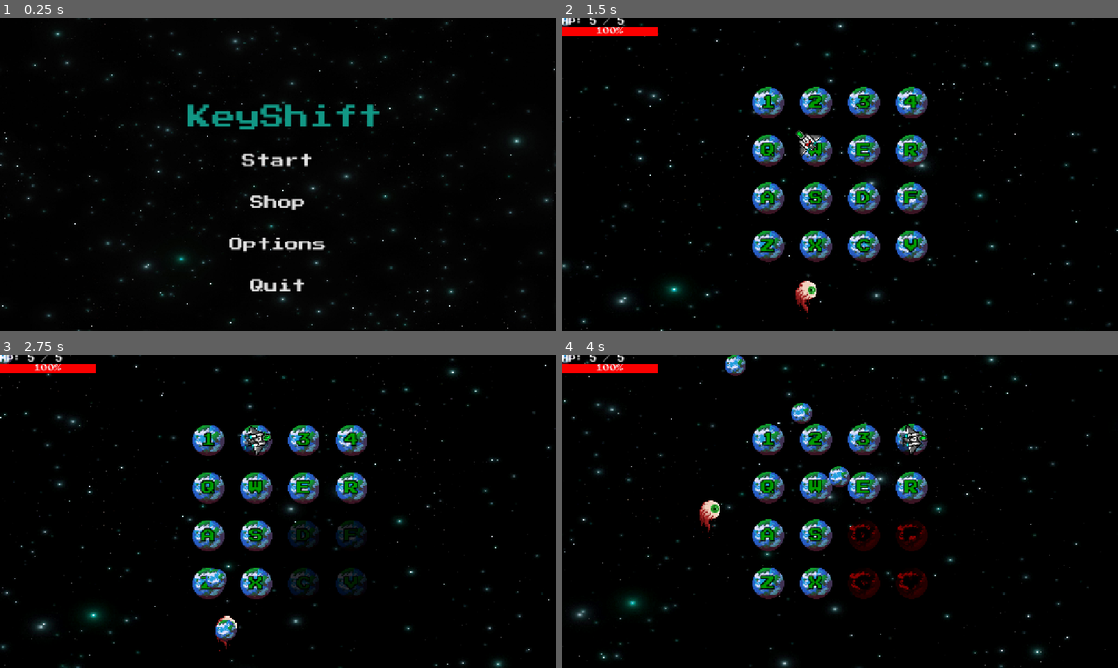
Above: before the commit, frames 1-4 (two rows, left to right).
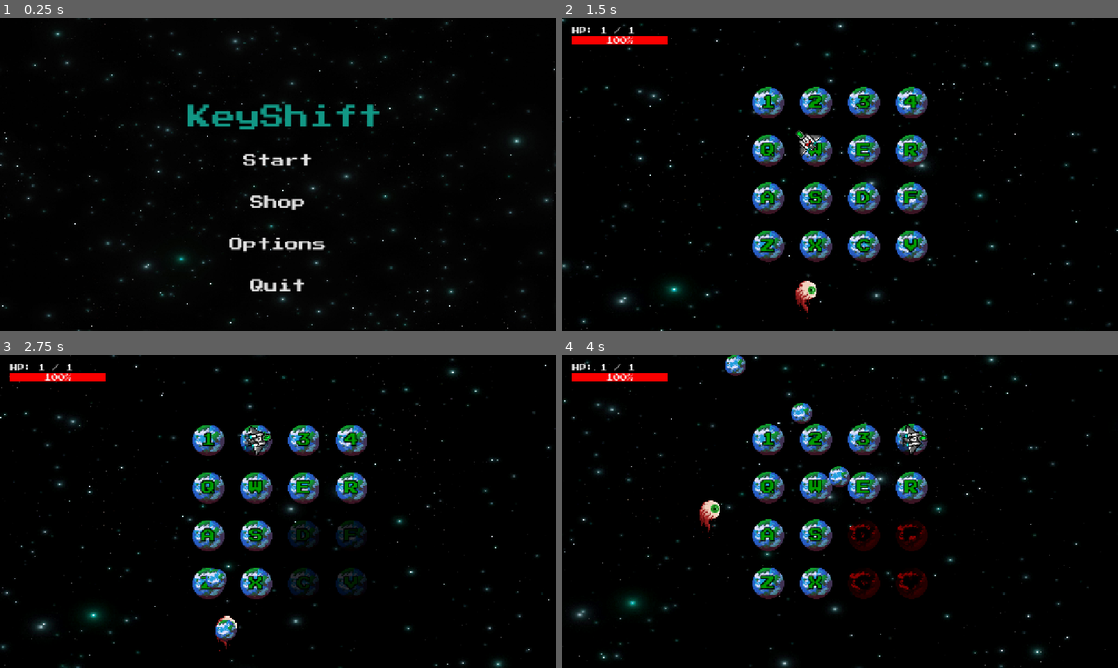
Above: after the commit, the same moments.

Repository: jcote04/CS780Game
Game: Godot game, scene res://scenes/main/main_menu.tscn
The game is run twice, just before and just after one commit, with the same random seed, the same clock (stepped at 60 frames per second) and the same inputs.
Inputs (mouse positions are in pixels of both pictures, inside the frame that each line leads up to):
- Up to frame 1 (0.25 s): no input
- Up to frame 2 (1.5 s): click "Start" at 0.5 s; tap Enter at 1.25 s; move the mouse to (962, 158) at 1.27 s; hold D from 1.28 s (still down); tap 1 at 1.35 s
- Up to frame 3 (2.75 s): move the mouse to (166, 527) at 2.02 s; release D at 2.03 s; hold S from 2.03 s (still down); tap 2 at 2.1 s
- Up to frame 4 (4 s): move the mouse to (895, 442) at 2.77 s; release S at 2.78 s; hold D 2.78-3.53 s; tap 3 at 2.85 s; move the mouse to (812, 574) at 3.52 s; hold W from 3.53 s (still down); tap 4 at 3.6 s

The runs differ from the first frame. In frame 1, 0.2% of the frame differs, in the area x 43-56%, y 43-48%; in frame 2, 1.1%; in frame 3, 1.1%, in the area x 0-19%, y 0-9%; in frame 4, 1.1%.

Commit message:
Add game over screen

Diff:
--- /dev/null
+++ b/game_over.gd
@@ -0,0 +1,13 @@
+extends Node2D
+
+func _ready():
+	$RetryButton.pressed.connect(_on_retry)
+	$MenuButton.pressed.connect(_on_menu)
+
+func _on_retry():
+	MusicManager.stop()
+	get_tree().change_scene_to_file("res://scenes/main/main.tscn")
+
+func _on_menu():
+	MusicManager.stop()
+	get_tree().change_scene_to_file("res://scenes/main/main_menu.tscn")
--- a/scenes/main/main.tscn
+++ b/scenes/main/main.tscn
@@ -1,16 +1,19 @@
 [gd_scene format=3 uid="uid://b7p8b7jhc5vls"]
 
+[ext_resource type="Script" uid="uid://byopuvc1y57e0" path="res://scripts/main.gd" id="1_7smn1"]
 [ext_resource type="Script" uid="uid://b0ioqyw6ukxoc" path="res://scripts/grid.gd" id="1_hyk8p"]
 [ext_resource type="Texture2D" uid="uid://b0t0bku6q1j2j" path="res://assets/backgrounds/space_background.jpg" id="2_6q06x"]
 [ext_resource type="Script" uid="uid://wepj5l05ri0c" path="res://scripts/player/player.gd" id="2_iuonh"]
 [ext_resource type="Shader" uid="uid://cajb4hbto0dg4" path="res://assets/shaders/background.gdshader" id="2_yyfjg"]
 [ext_resource type="Script" uid="uid://b7mw2xlnpbtxm" path="res://scripts/enemies/Boss/boss.gd" id="3_k2fmo"]
-[ext_resource type="Script" uid="uid://dtckdwlvuollv" path="res://scenes/main/hud.gd" id="4_l3cfh"]
+[ext_resource type="Script" path="res://scenes/main/hud.gd" id="4_l3cfh"]
 [ext_resource type="Texture2D" uid="uid://me32ta7jabg6" path="res://assets/sprite_sheets/player_ship1.png" id="4_ow5a4"]
 [ext_resource type="Texture2D" uid="uid://cv7wls1jxnjyn" path="res://assets/sprite_sheets/boss_eyeball.png" id="6_hujxm"]
 [ext_resource type="Script" uid="uid://buiuaqf5fya66" path="res://scripts/bullets/Projectile.gd" id="8_a8run"]
 [ext_resource type="FontFile" uid="uid://cdsh8vwbf3g4w" path="res://assets/fonts/press_start.ttf" id="9_b1x3f"]
 [ext_resource type="Texture2D" uid="uid://da2260tehyyv4" path="res://assets/sprites/Terran.png" id="9_ouso4"]
+[ext_resource type="Script" uid="uid://d3ewqwpmi7trc" path="res://scripts/game_over_screen.gd" id="12_th5th"]
+[ext_resource type="Theme" uid="uid://dyittlu7q4eof" path="res://ui/game_button.tres" id="13_7smn1"]
 
 [sub_resource type="ShaderMaterial" id="ShaderMaterial_b1x3f"]
 shader = ExtResource("2_yyfjg")
@@ -189,7 +192,28 @@
 glow_strength = 1.2
 glow_hdr_threshold = 0.7
 
+[sub_resource type="StyleBoxEmpty" id="StyleBoxEmpty_th5th"]
+
+[sub_resource type="StyleBoxEmpty" id="StyleBoxEmpty_7smn1"]
+
+[sub_resource type="StyleBoxEmpty" id="StyleBoxEmpty_raeie"]
+
+[sub_resource type="StyleBoxEmpty" id="StyleBoxEmpty_hxu8e"]
+
+[sub_resource type="StyleBoxEmpty" id="StyleBoxEmpty_nvumn"]
+
+[sub_resource type="StyleBoxEmpty" id="StyleBoxEmpty_ou6is"]
+
+[sub_resource type="StyleBoxEmpty" id="StyleBoxEmpty_necax"]
+
+[sub_resource type="StyleBoxEmpty" id="StyleBoxEmpty_r4lks"]
+
+[sub_resource type="StyleBoxEmpty" id="StyleBoxEmpty_pg34l"]
+
+[sub_resource type="StyleBoxEmpty" id="StyleBoxEmpty_m4h2d"]
+
 [node name="Main" type="Node2D" unique_id=921002367]
+script = ExtResource("1_7smn1")
 
 [node name="Grid" type="Node2D" parent="." unique_id=1035666490]
 script = ExtResource("1_hyk8p")
@@ -198,6 +222,7 @@
 [node name="Camera2D" type="Camera2D" parent="Grid" unique_id=1425661607 groups=["camera"]]
 
 [node name="Background" type="TextureRect" parent="Grid" unique_id=239979487]
+process_mode = 1
 z_index = -1
 texture_repeat = 2
 material = SubResource("ShaderMaterial_b1x3f")
@@ -237,6 +262,7 @@
 [node name="Shadow" type="AnimatedSprite2D" parent="Player/AnimatedSprite2D" unique_id=415009978]
 
 [node name="Boss" type="Node2D" parent="." unique_id=1362549979]
+process_mode = 1
 script = ExtResource("3_k2fmo")
 player = NodePath("../Player")
 grid = NodePath("../Grid")
@@ -260,6 +286,8 @@
 frame_progress = 0.1767002
 
 [node name="Projectile" type="Area2D" parent="." unique_id=189889944]
+process_mode = 1
+position = Vector2(-106, 0)
 script = ExtResource("8_a8run")
 
 [node name="CollisionShape2D" type="CollisionShape2D" parent="Projectile" unique_id=801720580]
@@ -273,8 +301,10 @@
 player_path = NodePath("../Player")
 
 [node name="MarginContainer" type="MarginContainer" parent="HUD" unique_id=171871377]
-offset_right = 220.0
-offset_bottom = 54.0
+offset_left = 24.0
+offset_top = 22.0
+offset_right = 244.0
+offset_bottom = 76.0
 
 [node name="VBoxContainer" type="VBoxContainer" parent="HUD/MarginContainer" unique_id=737446890]
 layout_mode = 2
@@ -290,3 +320,81 @@
 
 [node name="WorldEnvironment" type="WorldEnvironment" parent="." unique_id=209785228]
 environment = SubResource("Environment_6q06x")
+
+[node name="GameOverScreen" type="CanvasLayer" parent="." unique_id=141587530]
+process_mode = 3
+layer = 10
+script = ExtResource("12_th5th")
+
+[node name="ColorRect" type="ColorRect" parent="GameOverScreen" unique_id=2001025601]
+anchors_preset = 8
+anchor_left = 0.5
+anchor_top = 0.5
+anchor_right = 0.5
+anchor_bottom = 0.5
+offset_left = -640.0
+offset_top = -440.0
+offset_right = -600.0
+offset_bottom = -400.0
+grow_horizontal = 2
+grow_vertical = 2
+scale = Vector2(32.184, 22.04)
+color = Color(0, 0, 0, 0.91764706)
+
+[node name="GameOverLabel" type="Label" parent="GameOverScreen" unique_id=1319868162]
+anchors_preset = 5
+anchor_left = 0.5
+anchor_right = 0.5
+offset_left = -252.0
+offset_top = 212.0
+offset_right = 252.0
+offset_bottom = 268.0
+grow_horizontal = 2
+theme_override_colors/font_color = Color(1, 0.07450981, 0.13333334, 1)
+theme_override_fonts/font = ExtResource("9_b1x3f")
+theme_override_font_sizes/font_size = 56
+text = "GAME OVER"
+
+[node name="RetryButton" type="Button" parent="GameOverScreen" unique_id=2112024865]
+process_mode = 3
+anchors_preset = 8
+anchor_left = 0.5
+anchor_top = 0.5
+anchor_right = 0.5
+anchor_bottom = 0.5
+offset_left = -103.0
+offset_top = -20.5
+offset_right = 103.0
+offset_bottom = 20.5
+grow_horizontal = 2
+grow_vertical = 2
+theme = ExtResource("13_7smn1")
+theme_override_colors/font_hover_color = Color(1, 0.07450981, 0.13333334, 1)
+theme_override_styles/normal = SubResource("StyleBoxEmpty_th5th")
+theme_override_styles/pressed = SubResource("StyleBoxEmpty_7smn1")
+theme_override_styles/hover = SubResource("StyleBoxEmpty_raeie")
+theme_override_styles/disabled = SubResource("StyleBoxEmpty_hxu8e")
+theme_override_styles/focus = SubResource("StyleBoxEmpty_nvumn")
+text = "Retry?"
+
+[node name="MenuButton" type="Button" parent="GameOverScreen" unique_id=820717131]
+process_mode = 3
+anchors_preset = 8
+anchor_left = 0.5
+anchor_top = 0.5
+anchor_right = 0.5
+anchor_bottom = 0.5
+offset_left = -152.0
+offset_top = 44.0
+offset_right = 153.0
+offset_bottom = 85.0
+grow_horizontal = 2
+grow_vertical = 2
+theme = ExtResource("13_7smn1")
+theme_override_colors/font_hover_color = Color(0.8117647, 0.05882353, 0.10980392, 1)
+theme_override_styles/normal = SubResource("StyleBoxEmpty_ou6is")
+theme_override_styles/pressed = SubResource("StyleBoxEmpty_necax")
+theme_override_styles/hover = SubResource("StyleBoxEmpty_r4lks")
+theme_override_styles/disabled = SubResource("StyleBoxEmpty_pg34l")
+theme_override_styles/focus = SubResource("StyleBoxEmpty_m4h2d")
+text = "Main Menu"
--- a/scenes/main/main_menu.tscn
+++ b/scenes/main/main_menu.tscn
@@ -96,7 +96,7 @@
 offset_right = 768.0
 offset_bottom = 370.0
 theme_override_fonts/font = ExtResource("3_w6ykx")
-theme_override_font_sizes/font_size = 33
+theme_override_font_sizes/font_size = 32
 theme_override_styles/normal = SubResource("StyleBoxEmpty_hiibk")
 theme_override_styles/pressed = SubResource("StyleBoxEmpty_swlpu")
 theme_override_styles/hover = SubResource("StyleBoxEmpty_nm0l4")
--- a/scripts/enemies/Boss/boss.gd
+++ b/scripts/enemies/Boss/boss.gd
@@ -125,6 +125,10 @@
 
 
 func _process(delta):
+
+	if not is_instance_valid(player_node):
+		return
+
 	# If the grid can move, keep updating the center
 	grid_center = grid_node.global_position
 
@@ -161,7 +165,7 @@
 					quadrant_disabled = true
 					start_disable_grid_warning()
 
-					await get_tree().create_timer(10).timeout
+					await get_tree().create_timer(10, false, false, true).timeout
 					quadrant_disabled = false
 
 		"warn":
@@ -241,6 +245,8 @@
 				timer = idle_duration
 
 func is_player_in_laser() -> bool:
+	if not is_instance_valid(player_node):
+		return false
 	var dir = (locked_player_pos - global_position).normalized()
 	var to_player = player_node.global_position - global_position
 
@@ -320,16 +326,18 @@
 		for i in selected:
 			grid_node.cells[i].modulate = warn_color
 
-		await get_tree().create_timer(blink_time).timeout
+		await get_tree().create_timer(blink_time, false, false, true).timeout
 
 		for i in selected:
 			grid_node.cells[i].modulate = normal_color
 
-		await get_tree().create_timer(blink_time).timeout
+		await get_tree().create_timer(blink_time, false, false, true).timeout
 
 	grid_node.disable_quadrant(q)
 
 func perform_projectile_burst():
+	if not is_instance_valid(player_node):
+		return false
 	template_projectile.monitoring = true
 	for i in range(projectile_count):
 		proj_angle = base_angle - half_spread + deg_to_rad(projectile_spread_angle * i)
@@ -343,13 +351,13 @@
 		projectile.visible = true  # make sure the duplicated node is visible
 		get_parent().add_child(projectile)
 
-		projectile.get_tree().create_timer(3.0).timeout.connect(func():
+		projectile.get_tree().create_timer(3.0, false, false, true).timeout.connect(func():
 			if is_instance_valid(projectile):
 				projectile.queue_free()
 		)
 
 		# Wait before firing the next projectile
-		await get_tree().create_timer(projectile_delay).timeout
+		await get_tree().create_timer(projectile_delay, false, false, true).timeout
 
 func update_attack_rect(color: Color):
 	var world_pos = global_position
--- /dev/null
+++ b/scripts/game_over_screen.gd
@@ -0,0 +1,40 @@
+extends CanvasLayer
+
+var hover_sound: AudioStreamPlayer
+
+func _ready():
+	visible = false
+	$RetryButton.pressed.connect(_on_retry)
+	$MenuButton.pressed.connect(_on_menu)
+
+	hover_sound = AudioStreamPlayer.new()
+	hover_sound.stream = preload("res://audio/ui_mouse_hover.wav")
+	hover_sound.volume_db = -5.0
+	add_child(hover_sound)
+
+	for button in get_children():
+		if button is Button:
+			button.mouse_entered.connect(_on_button_hover.bind(button))
+			button.mouse_exited.connect(_on_button_unhover.bind(button))
+
+func _on_button_hover(button: Button):
+	hover_sound.play()
+	button.add_theme_font_size_override("font_size", 38)
+
+func _on_button_unhover(button: Button):
+	button.add_theme_font_size_override("font_size", 32)
+
+func show_screen():
+	visible = true
+	$ColorRect.modulate.a = 0.0
+	var tween = create_tween()
+	tween.tween_property($ColorRect, "modulate:a", 1.0, .25)
+	get_tree().paused = true
+
+func _on_retry():
+	get_tree().paused = false
+	get_tree().change_scene_to_file("res://scenes/main/main.tscn")
+
+func _on_menu():
+	get_tree().paused = false
+	get_tree().change_scene_to_file("res://scenes/main/main_menu.tscn")
--- /dev/null
+++ b/scripts/main.gd
@@ -0,0 +1,5 @@
+extends Node2D
+
+func _ready():
+	get_tree().paused = false
+	MusicManager.play_game()
--- a/scripts/managers/main_menu.gd
+++ b/scripts/managers/main_menu.gd
@@ -11,28 +11,25 @@
 	hover_sound.volume_db = -5.0
 	add_child(hover_sound)
 
-	# Connect hover signals for each button
-	$Button_manager/Start.mouse_entered.connect(_on_button_hover)
-	$Button_manager/Shop.mouse_entered.connect(_on_button_hover)
-	$Button_manager/Options.mouse_entered.connect(_on_button_hover)
-	$Button_manager/Quit.mouse_entered.connect(_on_button_hover)
-
 	var bg = $Background
 	bg.size = get_viewport().get_visible_rect().size
 	bg.position = Vector2.ZERO
 
 	for button in $Button_manager.get_children():
 		if button is Button:
-			button.add_theme_color_override("font_hover_color", Color(0.07, 0.592, 0.522, 1.0)) # yellow on hover
+			button.add_theme_color_override("font_hover_color", Color(0.07, 0.592, 0.522, 1.0))
+			button.mouse_entered.connect(_on_button_hover.bind(button))
+			button.mouse_exited.connect(_on_button_unhover.bind(button))
 
 
-func _on_button_hover():
+func _on_button_hover(button: Button):
 	hover_sound.play()
+	button.add_theme_font_size_override("font_size", 38)
 
+func _on_button_unhover(button: Button):
+	button.add_theme_font_size_override("font_size", 32)
 
 func _on_start_pressed() -> void:
-	MusicManager.stop()
-	MusicManager.play_game()
 	get_tree().change_scene_to_file("res://scenes/main/main.tscn")
 
 
--- a/scripts/managers/music_manager.gd
+++ b/scripts/managers/music_manager.gd
@@ -1,22 +1,44 @@
 extends Node
 
 var music_player: AudioStreamPlayer
+var is_fading := false
 
 func _ready():
+	process_mode = Node.PROCESS_MODE_ALWAYS
 	music_player = AudioStreamPlayer.new()
 	add_child(music_player)
 
 func play_game():
+	cancel_fade()
+	music_player.stop()
 	music_player.stream = preload("res://audio/game_music.wav")
 	music_player.volume_db = -10.0
-	if not music_player.playing:
-		music_player.play()
+	music_player.play()
+	print("Playing Game music, volume:", music_player.volume_db)
+
 
 func play_menu():
+	cancel_fade()
+	music_player.stop()
 	music_player.stream = preload("res://audio/menu_music.wav")
 	music_player.volume_db = -10.0
-	if not music_player.playing:
-		music_player.play()
+	music_player.play()
+	print("Playing Menu music, volume:", music_player.volume_db)
+
+
+func fade_out(duration):
+	is_fading = true
+	var tween = create_tween()
+	tween.tween_property(music_player, "volume_db", -60.0, duration)
+	tween.connect("finished", Callable(self, "_on_fade_complete"))
+
+func _on_fade_complete():
+	if is_fading:
+		music_player.stop()
+
+func cancel_fade():
+	is_fading = false
 
 func stop():
+	is_fading = false
 	music_player.stop()
--- a/scripts/player/player.gd
+++ b/scripts/player/player.gd
@@ -9,7 +9,7 @@
 
 @export var grid_node: NodePath
 @export var move_speed := 400.0
-@export var max_health := 5
+@export var max_health := 1
 @export var invincible_time := 0.4
 
 var audio_hurt: AudioStreamPlayer
@@ -24,6 +24,7 @@
 var moving := false
 
 var health := 0
+var dead := false
 var invincible := false
 var invincible_timer := 0.0
 
@@ -114,7 +115,7 @@
 		velocity = Vector2.ZERO
 
 func take_damage(amount: int):
-	if invincible:
+	if invincible or dead:
 		return
 
 	# Flash red
@@ -147,7 +148,28 @@
 
 func die():
 	print("Player died")
-	queue_free()
+	dead = true
+
+	moving = false
+	velocity = Vector2.ZERO
+	set_physics_process(false)
+	set_process_input(false)
+	MusicManager.fade_out(1.0)
+
+	Engine.time_scale = 0.3
+
+	var tween = create_tween()
+	tween.set_parallel(true)
+	tween.tween_property(anim, "modulate:a", 0.0, 0.5)
+	tween.tween_property(anim, "rotation", anim.rotation + deg_to_rad(360), 1.0)
+	tween.tween_property(anim, "scale", Vector2(0.1, 0.1), 1.0)
+
+	CameraManager.shake(30.0, 0.8)
+
+	# true = ignore time scale
+	await get_tree().create_timer(1.5, false, false, true).timeout
+	Engine.time_scale = 1.0
+	get_node("/root/Main/GameOverScreen").show_screen()
 
 func _on_hurtbox_area_entered(area: Area2D):
 	if area.is_in_group("enemy_attack"):
--- /dev/null
+++ b/ui/game_button.tres
@@ -0,0 +1,8 @@
+[gd_resource type="Theme" format=3 uid="uid://dyittlu7q4eof"]
+
+[ext_resource type="FontFile" uid="uid://cdsh8vwbf3g4w" path="res://assets/fonts/press_start.ttf" id="1_qkhns"]
+
+[resource]
+Button/colors/font_hover_color = Color(0.0627451, 0.5921569, 0.52156866, 1)
+Button/font_sizes/font_size = 33
+Button/fonts/font = ExtResource("1_qkhns")
Not shown, added: game_over.gd.uid
Not shown, added: scripts/game_over_screen.gd.uid
Not shown, added: scripts/main.gd.uid
